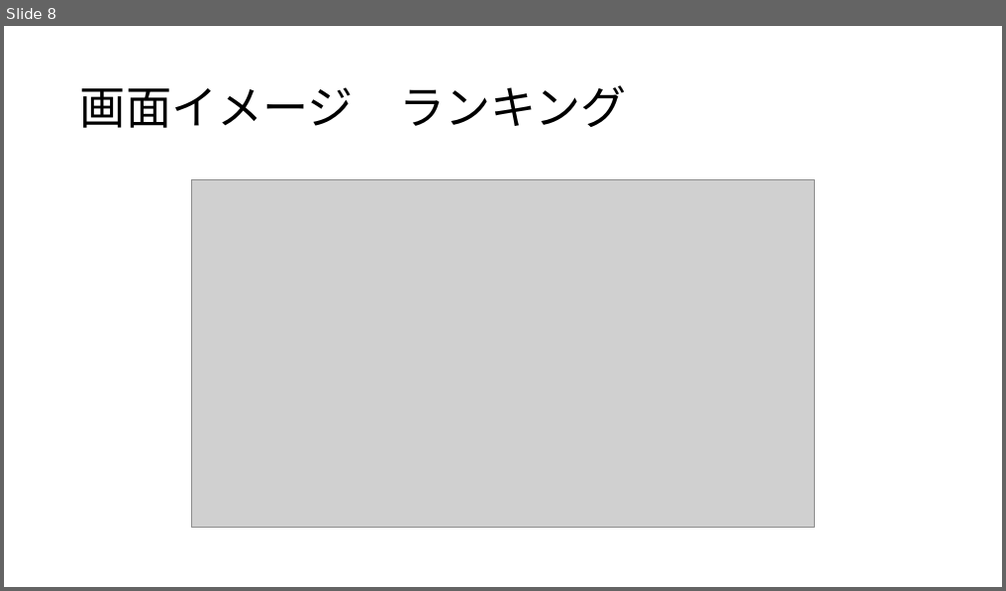
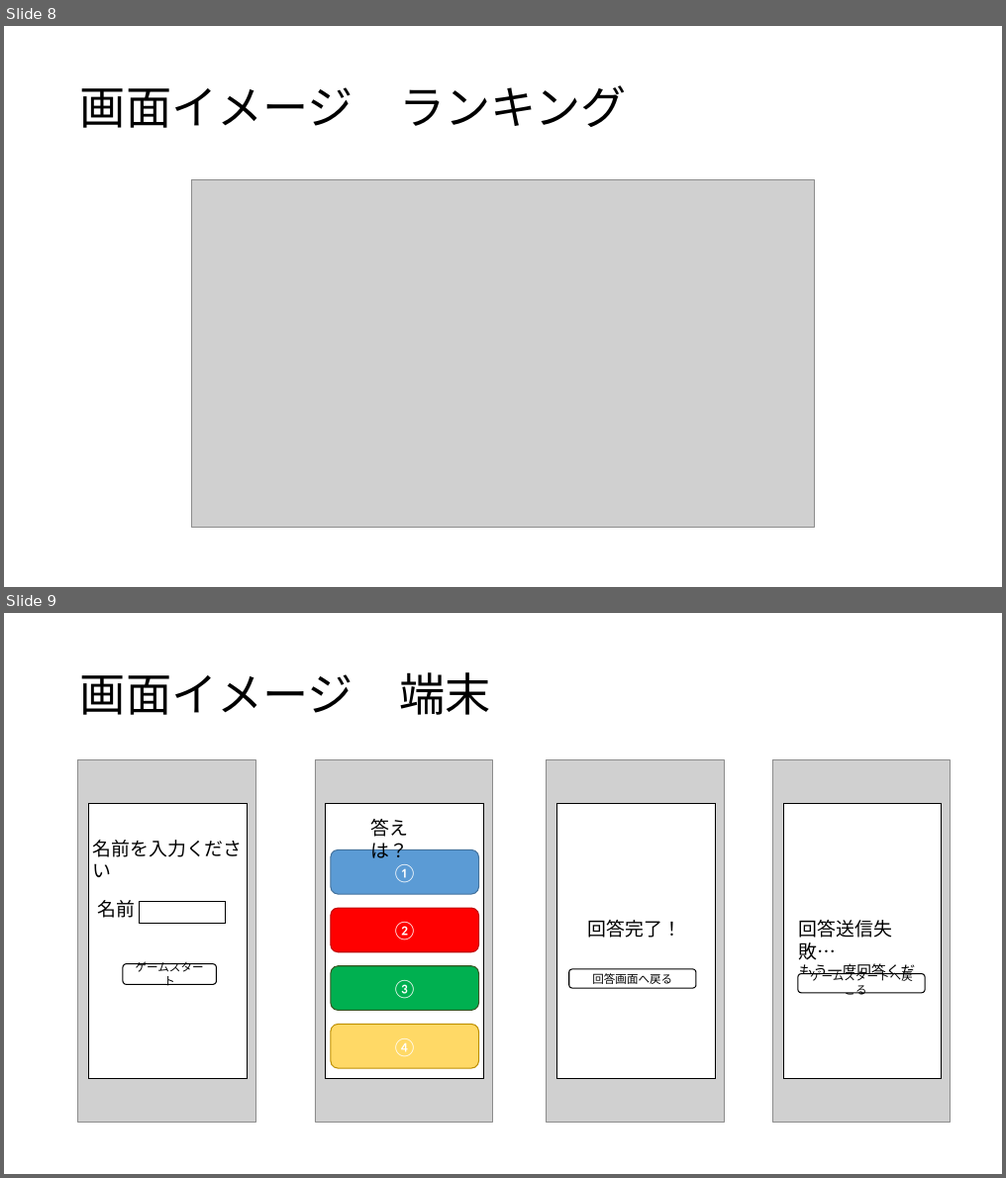
Before and after one commit to team405/ProjectAllStar, a slide deck: 01_doc/00_design/concept_20150905.pptx. Shown one above the other, each under a label of ours: slide 8 before the commit, slides 8 and 9 after it. The pictures are 1006x591 and 1006x1178 pixels, drawn with LibreOffice and Linux fonts; fonts in the diff are those of the drawing; grey boxes stand for pictures. Boxes give left, top, right and bottom in pixels: in the first picture for what was removed or moved away, otherwise in the second. Text is boxed around its words. In the diff, an @@ line names an element or a change of style, - is before the commit and + after.

Commit message:
更新内容
画面イメージ　端末を追加
利用イメージを追加

```diff
--- a/01_doc/00_design/concept_20150905.pptx
+++ b/01_doc/00_design/concept_20150905.pptx
@@ slide 9 added at [4, 613, 1002, 1174], background #FFFFFF @@
@@ title added at [80, 672, 490, 715], 44 pt, text #000000 @@
+画面イメージ 端末
@@ picture added at [78, 761, 255, 1122] @@
@@ picture added at [315, 761, 492, 1122] @@
@@ picture added at [547, 761, 724, 1122] @@
@@ picture added at [773, 761, 950, 1122] @@
@@ rectangle added at [88, 804, 247, 1078], fill #FFFFFF, outline #000000 1 pt @@
@@ rectangle added at [326, 804, 484, 1078], fill #FFFFFF, outline #000000 1 pt @@
@@ text added at [371, 819, 409, 859], 18 pt, text #000000 @@
+答えは？
@@ rectangle added at [557, 804, 715, 1078], fill #FFFFFF, outline #000000 1 pt @@
@@ rectangle added at [783, 804, 942, 1078], fill #FFFFFF, outline #000000 1 pt @@
@@ text added at [93, 840, 243, 877], 18 pt, text #000000 @@
+名前を入力ください
@@ rounded rectangle added at [331, 851, 478, 894], fill #5B9BD5, outline #43739E 1 pt, 18 pt, text #FFFFFF @@
+①
@@ text added at [98, 900, 136, 918], 18 pt, text #000000 @@
+名前
@@ rectangle added at [140, 902, 226, 924], fill #FFFFFF, outline #000000 1 pt @@
@@ rounded rectangle added at [331, 908, 478, 953], fill #FF0000, outline #C00000 1 pt, 18 pt, text #FFFFFF @@
+②
@@ text added at [588, 920, 681, 938], 18 pt, text #000000 @@
+回答完了！
@@ text added at [799, 920, 915, 995], 14 pt, text #000000 @@
+回答送信失敗…
+もう一度回答ください
@@ rounded rectangle added at [123, 964, 217, 984], fill #FFFFFF, outline #000000 1 pt, 11 pt, text #000000 @@
+ゲームスタート
@@ rounded rectangle added at [331, 966, 478, 1011], fill #00B050, outline #385723 1 pt, 18 pt, text #FFFFFF @@
+③
@@ rounded rectangle added at [569, 969, 696, 988], fill #FFFFFF, outline #000000 1 pt, 11 pt, text #000000 @@
+回答画面へ戻る
@@ rounded rectangle added at [798, 973, 926, 992], fill #FFFFFF, outline #000000 1 pt, 11 pt, text #000000 @@
+ゲームスタートへ戻る
@@ rounded rectangle added at [331, 1024, 478, 1068], fill #FFD966, outline #BF9000 1 pt, 18 pt, text #FFFFFF @@
+④
```
Also in this commit, not shown: 1 other slide added.
